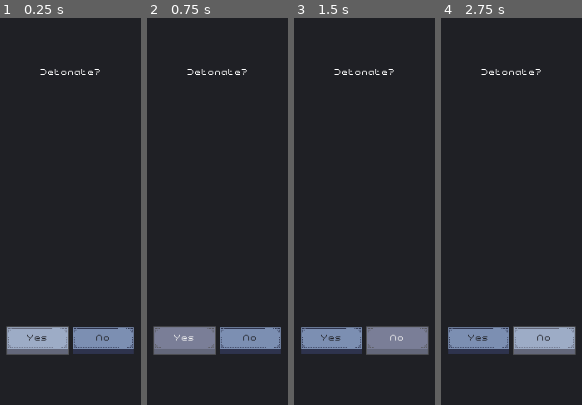
Above: before the commit, frames 1-4 (left to right).
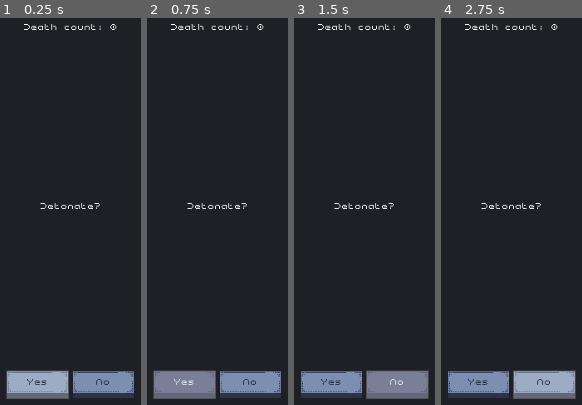
Above: after the commit, the same moments.

Repository: voxelith/pirate-game-jam-16
Game: Godot game, scene res://components/DetonateQueryScreen.tscn
The game is run twice, just before and just after one commit, with the same random seed, the same clock (stepped at 60 frames per second) and the same inputs. This scene is started directly instead of the project's main scene.
Inputs (mouse positions are in pixels of both pictures, inside the frame that each line leads up to):
- Up to frame 1 (0.25 s): no input
- Up to frame 2 (0.75 s): click "Yes" at 0.5 s
- Up to frame 3 (1.5 s): click "No" at 1.25 s
- Up to frame 4 (2.75 s): move the mouse to (outside the picture) at 2.02 s; hold D (move_right) from 2.03 s (still down)

The runs differ from the first frame. In frame 1, 14% of the frame differs, in the area x 4-96%, y 1-99%; in frame 2, 14%; in frame 3, 14%; in frame 4, 14%.

Commit message:
Add death count to detonate screen

Diff:
--- a/components/DetonateQueryScreen.tscn
+++ b/components/DetonateQueryScreen.tscn
@@ -29,6 +29,13 @@
 grow_horizontal = 2
 grow_vertical = 2
 
+[node name="DeathCount" type="Label" parent="HBoxContainer"]
+layout_mode = 2
+size_flags_horizontal = 6
+size_flags_vertical = 6
+theme = ExtResource("1_ritjf")
+text = "Death Count: 0"
+
 [node name="Label" type="Label" parent="HBoxContainer"]
 layout_mode = 2
 size_flags_horizontal = 6
--- a/scripts/detonate_query_screen.gd
+++ b/scripts/detonate_query_screen.gd
@@ -1,9 +1,13 @@
 extends Control
+
+@export var death_count: int
 
 signal accepted
 signal rejected
 
 func _ready() -> void:
+	$HBoxContainer/DeathCount.text = "Death count: %d" % death_count
+
 	$HBoxContainer/HBoxContainer/Yes.grab_focus()
 	$HBoxContainer/HBoxContainer/Yes.pressed.connect(func(): accepted.emit())
 	$HBoxContainer/HBoxContainer/No.pressed.connect(func(): rejected.emit())
--- a/scripts/main_viewport_container.gd
+++ b/scripts/main_viewport_container.gd
@@ -27,9 +27,9 @@
 	#change_level(preload("res://scenes/levels/LevelLayOut.tscn")) #This is for testing.
 	#change_level(preload("res://scenes/levels/LevelLayOut.tscn")) #This is for testing.
 
-
 func _on_player_destroyed_npcs(destroyed_count: int) -> void:
 	var dialog = preload("res://components/DetonateQueryScreen.tscn").instantiate()
+	dialog.death_count = destroyed_count
 	dialog.accepted.connect(func(): $SubViewport.remove_child(dialog))
 	dialog.rejected.connect(func(): $SubViewport.remove_child(dialog))
 	$SubViewport.add_child(dialog)
